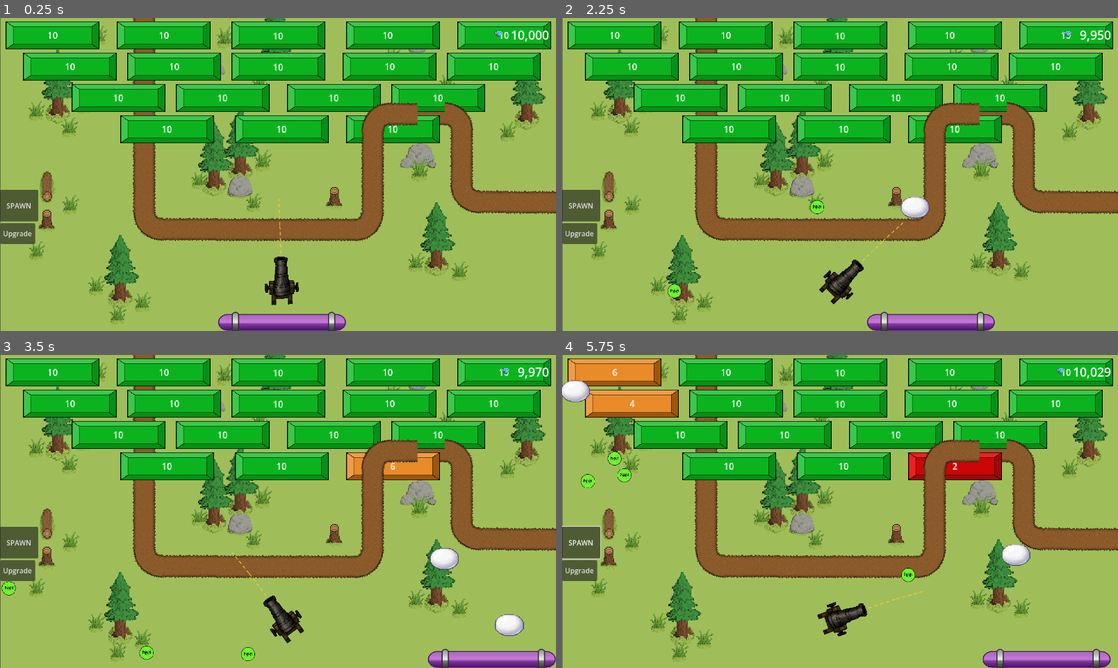
Above: before the commit, frames 1-4 (two rows, left to right).
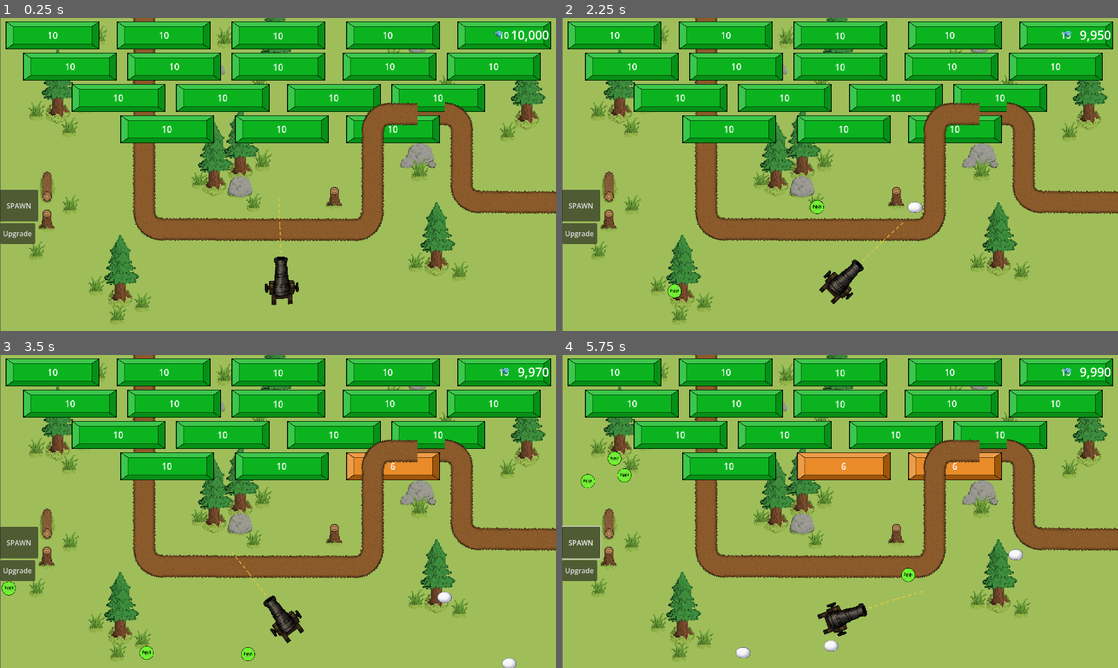
Above: after the commit, the same moments.

Repository: RuiTheSalted/Brick-by-Brick
Game: Godot game, scene res://scenes/level.tscn
Same seed, same stepped clock (60 frames per second), same inputs: the game is played once before the commit and once after it. This scene is started directly instead of the project's main scene.
Inputs (mouse positions are in pixels of both pictures, inside the frame that each line leads up to):
- Up to frame 1 (0.25 s): no input
- Up to frame 2 (2.25 s): click "Upgrade" at 0.5 s; click "SPAWN" at 1.25 s; tap Enter (ui_accept) at 2 s; move the mouse to (962, 158) at 2.02 s; hold Right (ui_right) from 2.03 s (still down); click (962, 158) at 2.17 s
- Up to frame 3 (3.5 s): tap Enter (ui_accept) at 2.27 s; release Right (ui_right) at 2.75 s; drag from (166, 527) to (250, 574) at 2.77 s
- Up to frame 4 (5.75 s): move the mouse to (895, 442) at 3.52 s; hold Left (ui_left) 3.53-4.25 s; drag from (812, 574) to (673, 464) at 4.27 s; move the mouse to (1006, 558) at 5.02 s; hold Right (ui_right) from 5.03 s (still down); tap Enter (ui_accept) at 5.27 s

The runs differ from the first frame. In frame 1, 1.2% of the frame differs, in the area x 39-63%, y 93-100%; in frame 2, 1.5%; in frame 3, 1.9%; in frame 4, 7.3%, in the area x 0-99%, y 1-100%.
Error in both runs: Invalid call. Nonexistent function 'hit' in base 'StaticBody2D (bricks.gd)'. (res://scripts/ball.gd:42)

Commit message:
fix: cannon ball size

Diff:
--- a/scenes/cannon/cannon.tscn
+++ b/scenes/cannon/cannon.tscn
@@ -45,6 +45,7 @@
 [node name="Cannon" type="CharacterBody2D" unique_id=855465672 node_paths=PackedStringArray("cannonBall_spawn", "cannon_sound", "anim_player")]
 collision_layer = 2
 script = ExtResource("1_p7cvk")
+max_balls = 10
 cannon_scene = ExtResource("2_s14hi")
 cannonBall_spawn = NodePath("Rotator/cannonBall_spawn")
 cannon_sound = NodePath("cannon_sound")
--- a/scenes/level.tscn
+++ b/scenes/level.tscn
@@ -1,6 +1,5 @@
 [gd_scene format=3 uid="uid://hppu1j2rywla"]
 
-[ext_resource type="PackedScene" uid="uid://d1qf34fyylxqi" path="res://scenes/paddle.tscn" id="1_2q6dc"]
 [ext_resource type="Script" uid="uid://dsin6u8lewrlf" path="res://scenes/level.gd" id="1_64w2a"]
 [ext_resource type="PackedScene" uid="uid://dtlu1ys4mvur7" path="res://scenes/ball_spawner.tscn" id="1_mx8sn"]
 [ext_resource type="Texture2D" uid="uid://c0h23gn43txwl" path="res://maps/easyMaps/mapsSprites/grassLevelOne/Grass.png" id="3_2r41h"]
@@ -338,12 +337,6 @@
 [node name="Camera2D" type="Camera2D" parent="." unique_id=1827269418]
 position = Vector2(639, 360)
 
-[node name="Paddle" parent="." unique_id=1100885600 instance=ExtResource("1_2q6dc")]
-position = Vector2(649, 604)
-scale = Vector2(2, 2)
-disable_mode = 1
-safe_margin = 0.001
-
 [node name="Cannon" parent="." unique_id=855465672 instance=ExtResource("11_fpun6")]
 position = Vector2(648, 603)
 
--- a/scripts/cannon/UpgradeManager.gd
+++ b/scripts/cannon/UpgradeManager.gd
@@ -10,7 +10,7 @@
 @export var base_damage: int = 1
 @export var base_speed: float = 800.0
 @export var base_max_bounces: int = 10
-@export var base_max_balls: int = 5
+@export var base_max_balls: int = 100
 
 # --- Per-Stat Upgrade Costs ---
 @export var damage_base_cost: int = 50
--- a/scripts/cannon/cannon_ball.gd
+++ b/scripts/cannon/cannon_ball.gd
@@ -20,7 +20,7 @@
 # --- Internal State ---
 var bounce_count: int = 0
 var _movement: Vector2 = Vector2.ZERO
-var _base_display_size: Vector2 = Vector2.ZERO
+var _base_display_size: Vector2 = Vector2(1, 1)
 
 # --- Signal ---
 signal ball_died
@@ -51,8 +51,8 @@
 		if sprite:
 			sprite.texture = ball_textures[idx]
 			# Rescale to preserve the original display size regardless of new texture dimensions
-			if _base_display_size != Vector2.ZERO and sprite.texture:
-				sprite.scale = _base_display_size / sprite.texture.get_size()
+			if sprite.texture:
+				sprite.scale = (_base_display_size / sprite.texture.get_size()) * 0.5
 
 
 func _physics_process(_delta: float) -> void:
